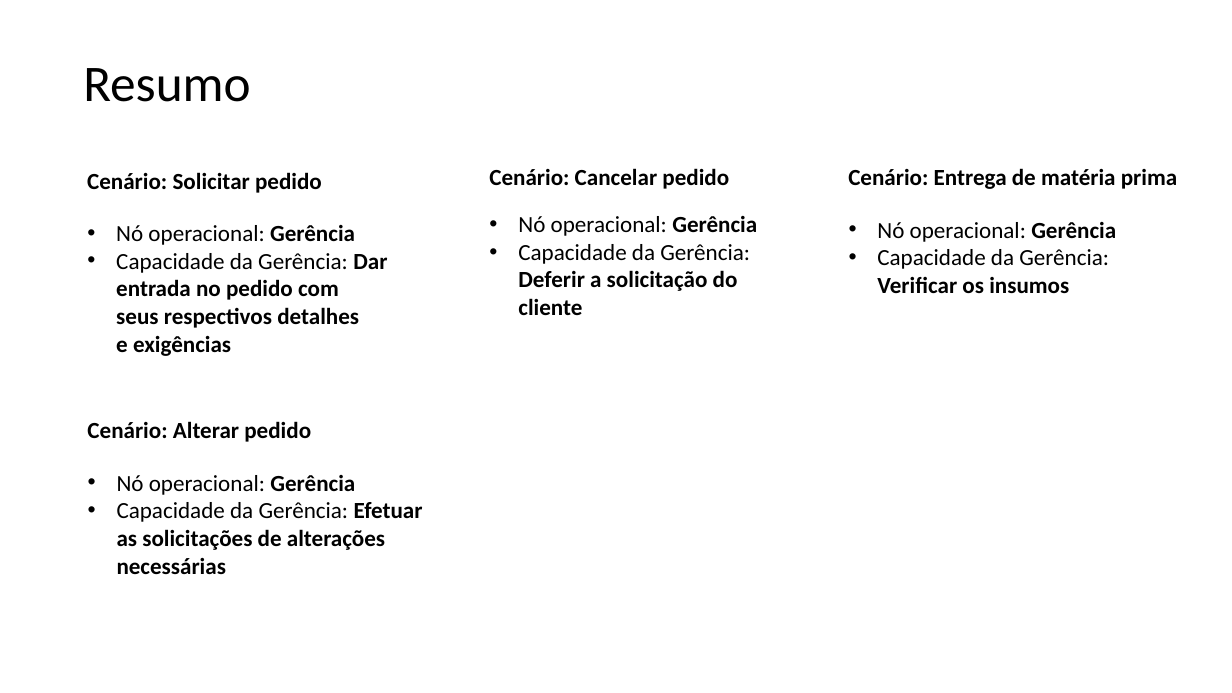
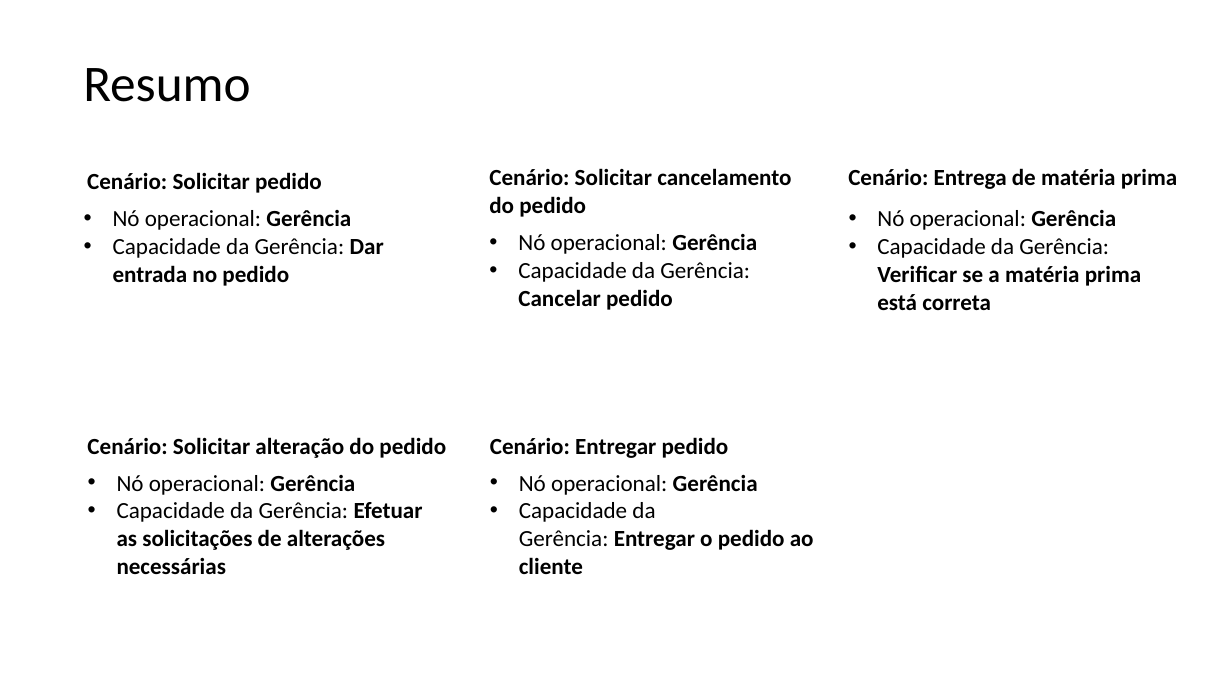
Before and after one commit to cferreiras/ARTEFATOS-ENIAC, a slide deck: slide 7 of 15. Arquitetura de Negócio para cada Cenário.pptx (slide 6 before the commit). Drawn at 1232x693 pixels with LibreOffice and Linux fonts; fonts in the diff are those of the drawing. Boxes give left, top, right and bottom in pixels: in the first picture for what was removed or moved away, otherwise in the second. Text is boxed around its words. In the diff, an @@ line names an element or a change of style, - is before the commit and + after.

```diff
--- a/15. Arquitetura de Negócio para cada Cenário.pptx
+++ b/15. Arquitetura de Negócio para cada Cenário.pptx
@@ text at <box>489,168,791,217</box>: text changed @@
-Cenário: Cancelar pedido
+Cenário: Solicitar cancelamento do pedido
@@ text "Nó operacional: Gerência": place and size @@
-text "Nó operacional: Gerência" at <box>116,225,387,356</box>
+text "Nó operacional: Gerência" at <box>113,210,384,286</box>
@@ text "Nó operacional: Gerência": place and size @@
-text "Nó operacional: Gerência" at <box>877,222,1116,293</box>
+text "Nó operacional: Gerência" at <box>877,210,1141,310</box>
@@ text at <box>113,238,384,286</box>: text changed; bold off @@
-• Capacidade da Gerência: Dar entrada no pedido com seus respectivos detalhes e exigências
+• Capacidade da Gerência: Dar entrada no pedido
@@ text "Nó operacional: Gerência": place and size @@
-text "Nó operacional: Gerência" at <box>518,216,757,315</box>
+text "Nó operacional: Gerência" at <box>518,234,757,310</box>
@@ text at <box>877,238,1141,310</box>: text changed; bold on @@
-• Capacidade da Gerência: Verificar os insumos
+• Capacidade da Gerência: Verificar se a matéria prima está correta
@@ text at <box>518,262,750,310</box>: text changed; bold off @@
-• Capacidade da Gerência: Deferir a solicitação do cliente
+• Capacidade da Gerência: Cancelar pedido
@@ text at <box>87,437,446,458</box>: text changed @@
-Cenário: Alterar pedido
+Cenário: Solicitar alteração do pedido
@@ text added at <box>490,437,729,458</box>, 18 pt, text #000000, bold @@
+Cenário: Entregar pedido
@@ text added at <box>519,475,814,574</box>, 18 pt, text #000000 @@
+• Nó operacional: Gerência
+• Capacidade da Gerência: Entregar o pedido ao cliente
```
Also in this commit, not shown: 5 other slides changed, 1 slide added, 7 other files.
